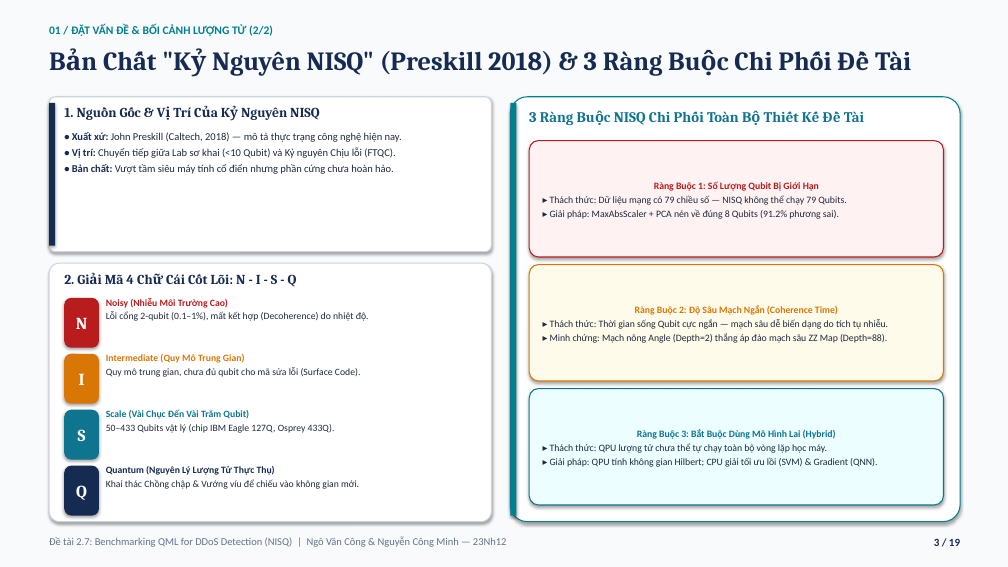
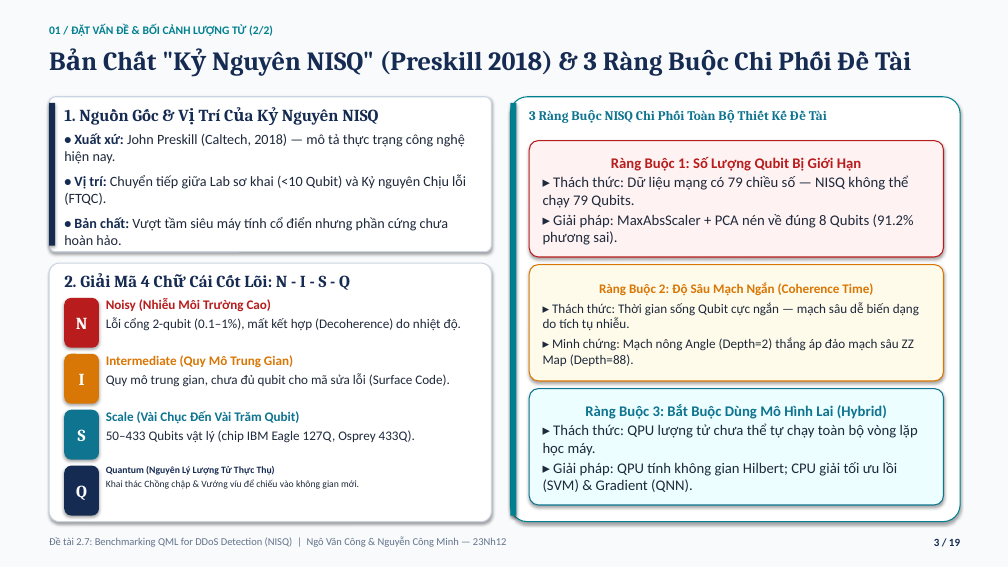
Before and after one commit to vcongggggg/qml-ddos, a slide deck: slide 3 of SLIDE_BAO_CAO_CUOI_KY_MHMM_DeTai_2_7_QML_DDoS_Cong_Minh.pptx. Drawn at 1008x567 pixels with LibreOffice and Linux fonts; fonts in the diff are those of the drawing. Boxes give left, top, right and bottom in pixels: in the first picture for what was removed or moved away, otherwise in the second. Text is boxed around its words. In the diff, an @@ line names an element or a change of style, - is before the commit and + after.

Commit message:
style(slides): enlarge typography across all cards and optimize paragraph spacing for balanced visual weight

```diff
--- a/SLIDE_BAO_CAO_CUOI_KY_MHMM_DeTai_2_7_QML_DDoS_Cong_Minh.pptx
+++ b/SLIDE_BAO_CAO_CUOI_KY_MHMM_DeTai_2_7_QML_DDoS_Cong_Minh.pptx
@@ text "1. Nguồn Gốc & Vị ..." at bbox=[64, 109, 378, 125]: size 13 to 16 pt @@
@@ text "3 Ràng Buộc NISQ Chi ..." at bbox=[529, 110, 827, 123]: size 14 to 12.5 pt; more space between paragraphs @@
@@ text "• Xuất xứ: John Preskill ..." at bbox=[64, 133, 466, 245]: size 10 to 13.5 pt; more space between paragraphs @@
@@ rounded rectangle "Ràng Buộc 1: Số Lượng ..." at bbox=[529, 141, 944, 257]: size 9.3 to 14 pt @@
@@ rounded rectangle "Ràng Buộc 2: Độ Sâu ..." at bbox=[529, 265, 944, 381]: size 9.3 to 12.5 pt; more space between paragraphs @@
@@ text "2. Giải Mã 4 Chữ ..." at bbox=[64, 275, 350, 290]: size 13 to 16 pt @@
@@ rounded rectangle "Ràng Buộc 3: Bắt Buộc ..." at bbox=[529, 389, 944, 505]: size 9.3 to 14 pt @@
@@ size 9.2 to 12.5 pt; more space between paragraphs in 3 elements at bbox=[106, 298, 461, 331], bbox=[106, 355, 450, 387], bbox=[106, 411, 415, 443] @@
```
Also in this commit, not shown: 14 other slides changed, 1 other file.
